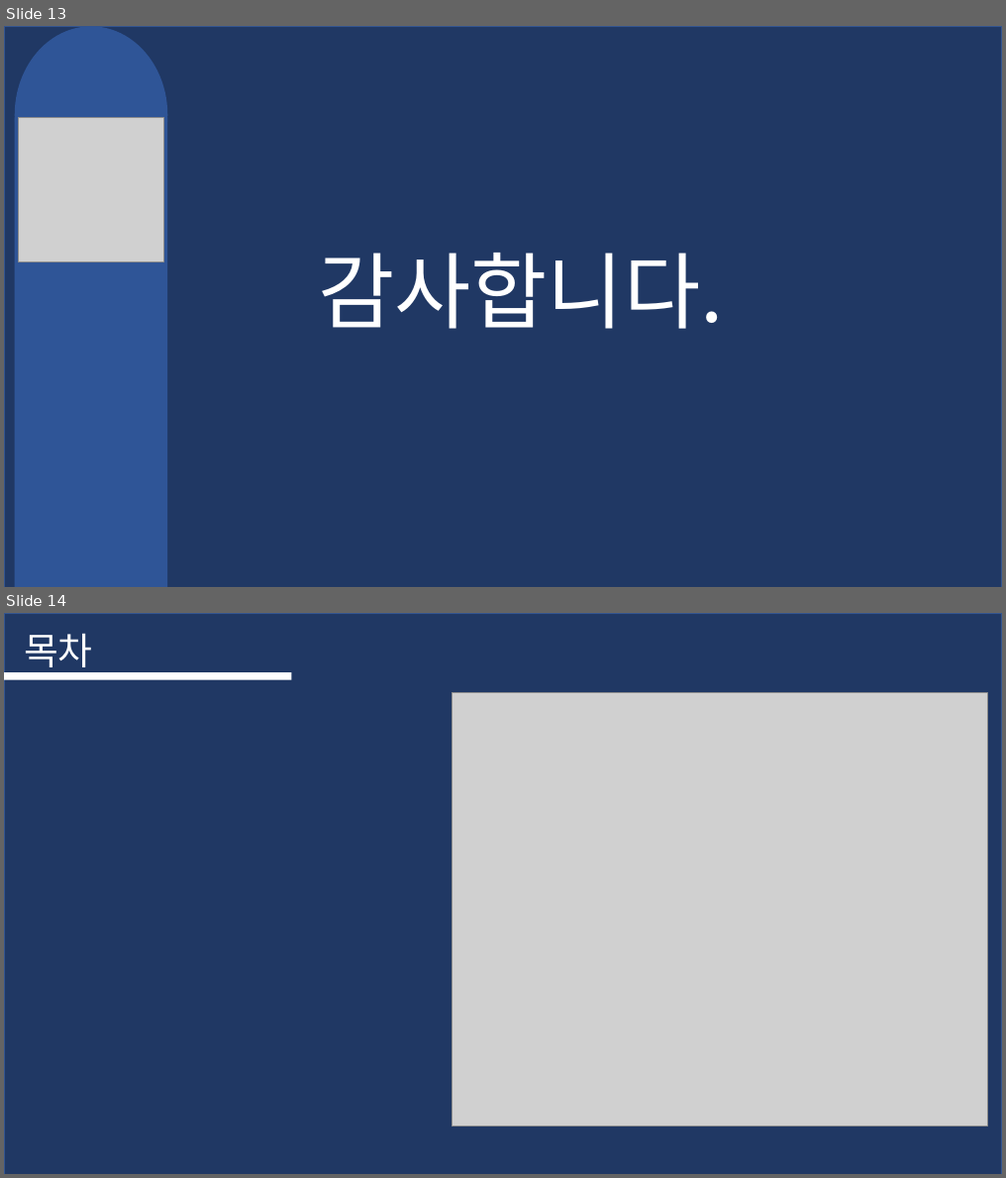
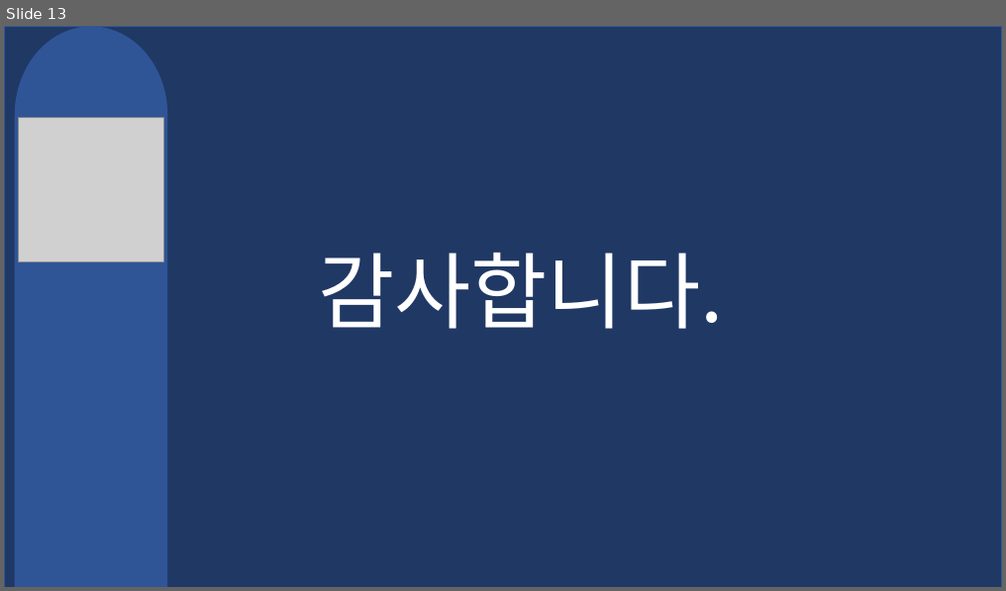
Before and after one commit to sjin9696/SqlDatabaseProject, a slide deck: 문서자료/03. 최종 발표 제출 자료/프로젝트B 발표 PPT .pptx. Shown one above the other, each under a label of ours: slides 13 and 14 before the commit, slide 13 after it. The pictures are 1006x1178 and 1006x591 pixels, drawn with LibreOffice and Linux fonts; fonts in the diff are those of the drawing; grey boxes stand for pictures. Boxes give left, top, right and bottom in pixels: in the first picture for what was removed or moved away, otherwise in the second. Text is boxed around its words. In the diff, an @@ line names an element or a change of style, - is before the commit and + after.

```diff
--- a/문서자료/03. 최종 발표 제출 자료/프로젝트B 발표 PPT .pptx
+++ b/문서자료/03. 최종 발표 제출 자료/프로젝트B 발표 PPT .pptx
@@ slide 14 removed at (4, 613, 1002, 1174), background #FFFFFF @@
@@ rectangle removed at (4, 613, 1002, 1174) @@
@@ text removed at (24, 633, 93, 675) @@
-목차
@@ rectangle removed at (4, 672, 291, 680) @@
@@ picture removed at (451, 692, 987, 1127) @@
```
Also in this commit, not shown: 5 slides changed, 7 other slides removed, 2 other files.
